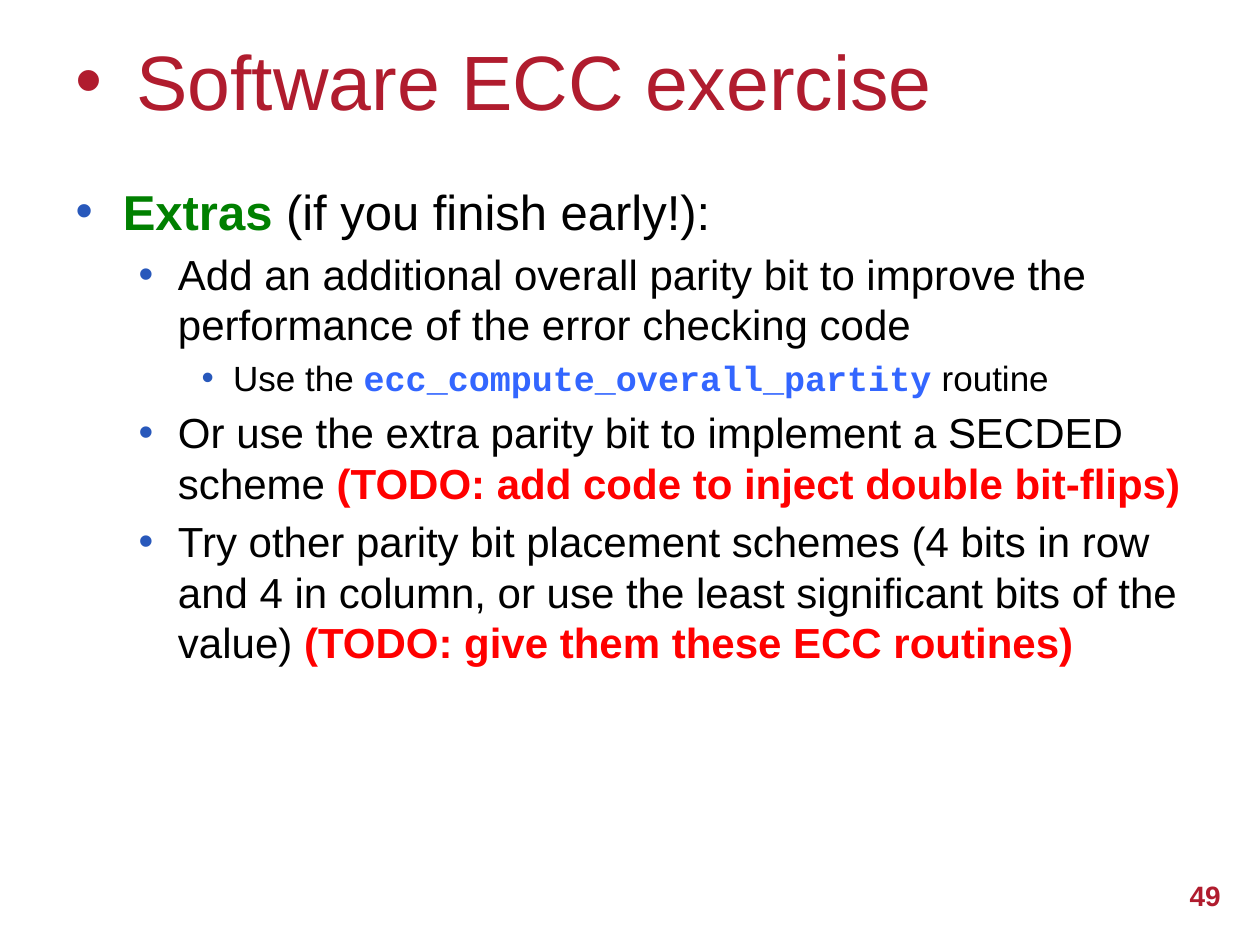
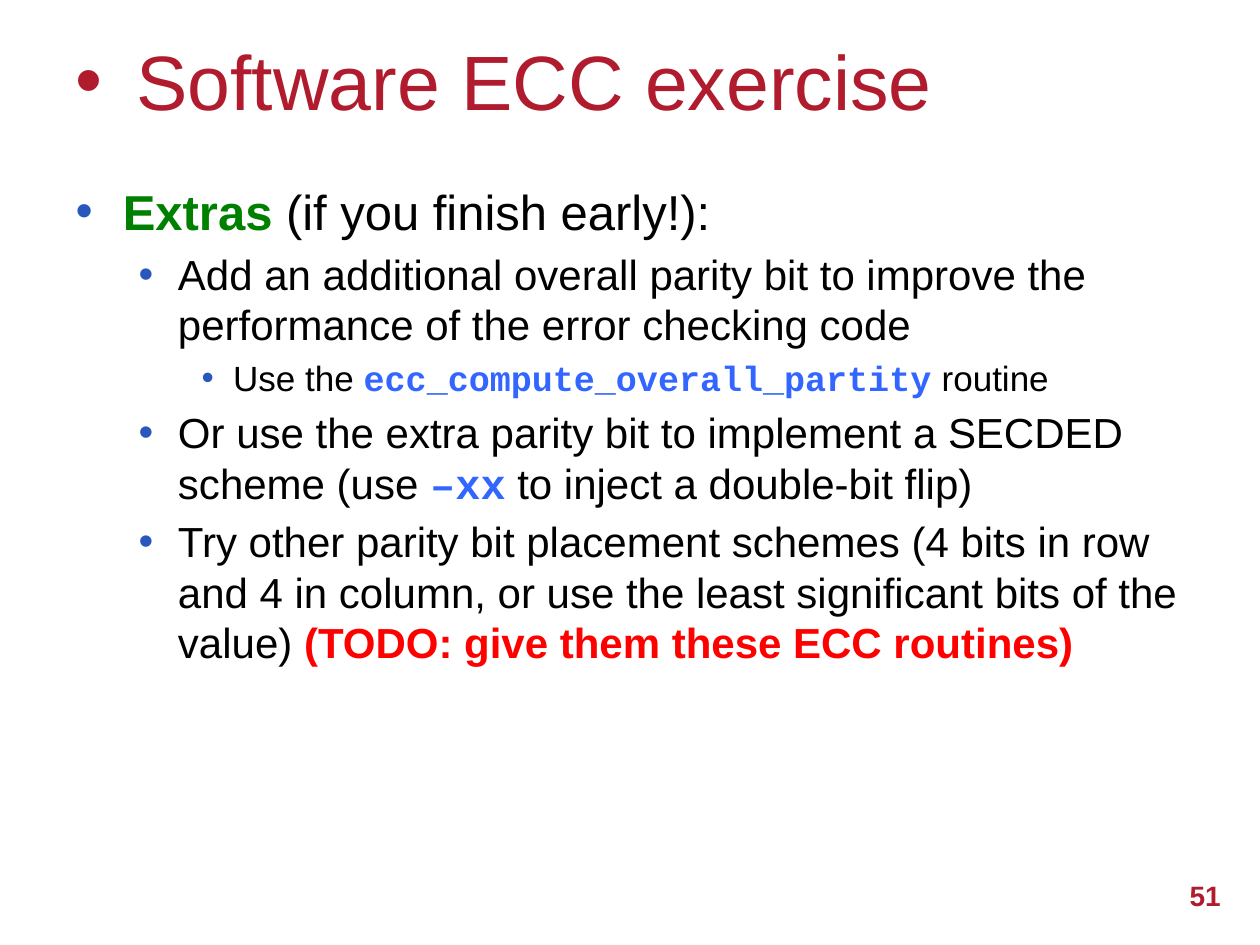
Before and after one commit to UoB-HPC/abft-training, a slide deck: slide 51 of sparse-abft.pptx (slide 49 before the commit). Drawn at 1260x945 pixels with LibreOffice and Linux fonts; fonts in the diff are those of the drawing; background and template pictures are left out. Boxes give left, top, right and bottom in pixels: in the first picture for what was removed or moved away, otherwise in the second. Text is boxed around its words. In the diff, an @@ line names an element or a change of style, - is before the commit and + after.

Commit message:
Add example code for SEC8 and SECDED schemes

```diff
--- a/sparse-abft.pptx
+++ b/sparse-abft.pptx
@@ text at <box>178,417,1123,507</box>: text changed @@
-  • Or use the extra parity bit to implement a SECDED scheme (TODO: add code to inject double bit-flips)
+  • Or use the extra parity bit to implement a SECDED scheme (use –xx to inject a double-bit flip)
@@ page number at <box>1190,886,1221,907</box>: text changed @@
-49
+51
```
Also in this commit, not shown: 3 other slides changed, 2 slides added.
